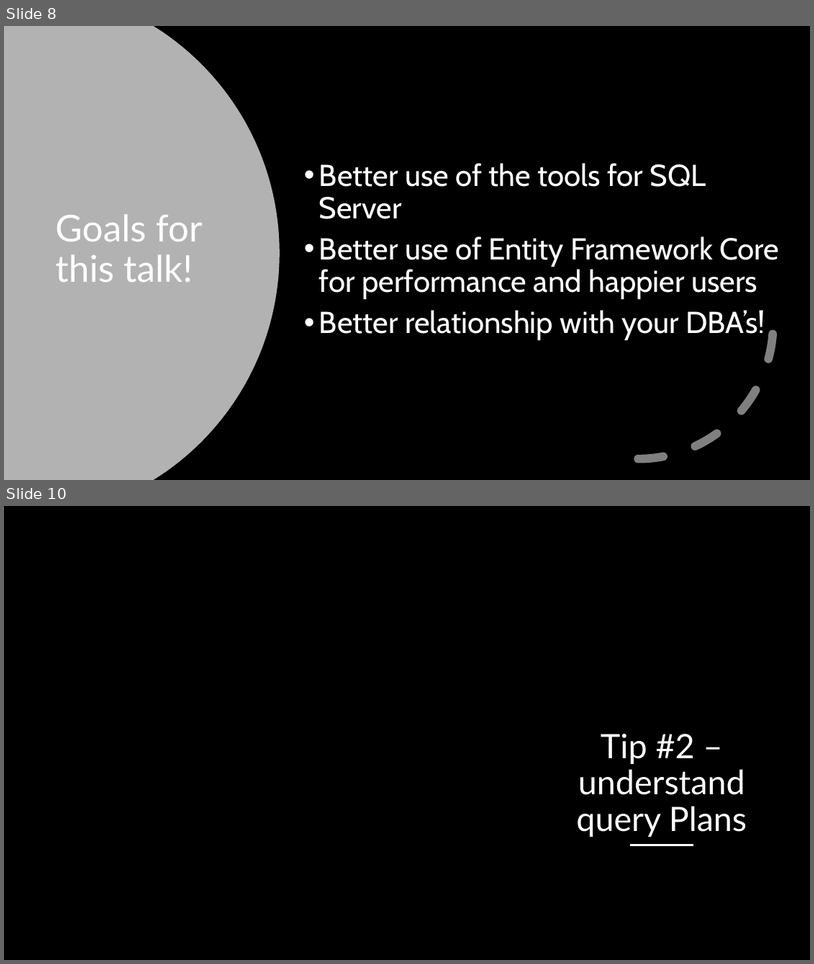
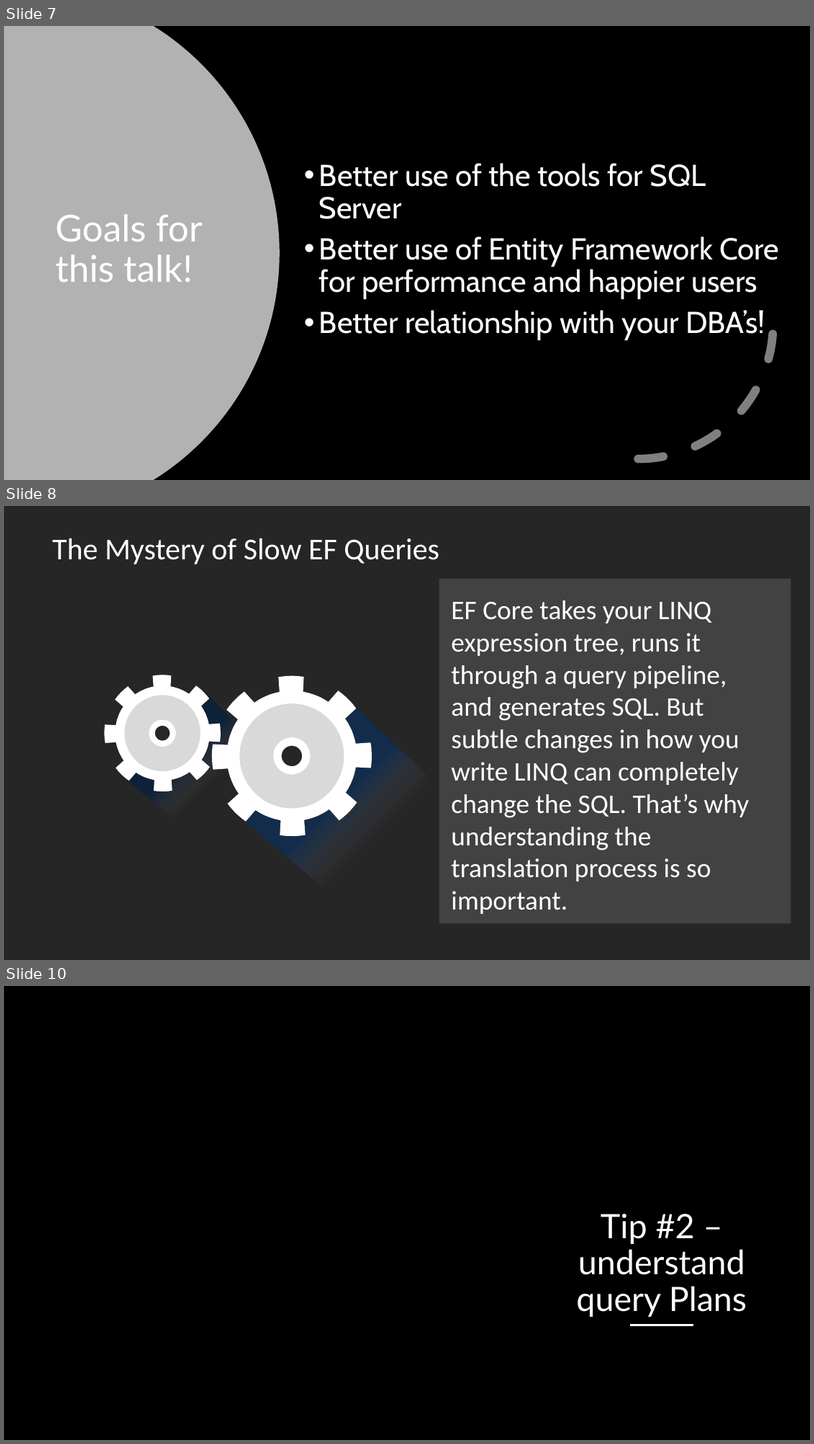
Before and after one commit to cwoodruff/DebuggingEFCoreMSSQL, a slide deck: Behind the LINQ- Diagnosing What EF Core Is Really Doing to Your Database.pptx. Shown one above the other, each under a label of ours: slides 8 and 10 before the commit, slides 7, 8 and 10 after it; the slides between them are not shown. The pictures are 814x964 and 814x1444 pixels, drawn with LibreOffice and Linux fonts; fonts in the diff are those of the drawing; background and template pictures are left out. Boxes give left, top, right and bottom in pixels: in the first picture for what was removed or moved away, otherwise in the second. Text is boxed around its words. In the diff, an @@ line names an element or a change of style, - is before the commit and + after.

```diff
--- a/Behind the LINQ- Diagnosing What EF Core Is Really Doing to Your Database.pptx
+++ b/Behind the LINQ- Diagnosing What EF Core Is Really Doing to Your Database.pptx
@@ slide 8 added at (4,506,810,960), background #262626 @@
@@ title added at (52,538,440,564), 36 pt, text #FFFFFF @@
+The Mystery of Slow EF Queries
@@ rectangle added at (440,579,792,924), fill #FFFFFF at 13% opacity @@
@@ text added at (451,600,750,914), 32 pt, text #FFFFFF @@
+EF Core takes your LINQ expression tree, runs it through a query pipeline, and generates SQL. But subtle changes in how you write LINQ can completely change the SQL. That’s why understanding the translation process is so important.
@@ group added at (94,662,453,924): 6 freeform shapes @@
@@ what was slide 8 is now slide 7 @@
```
Also in this commit, not shown: 4 slides changed, 1 other slide added, 1 slide removed.
